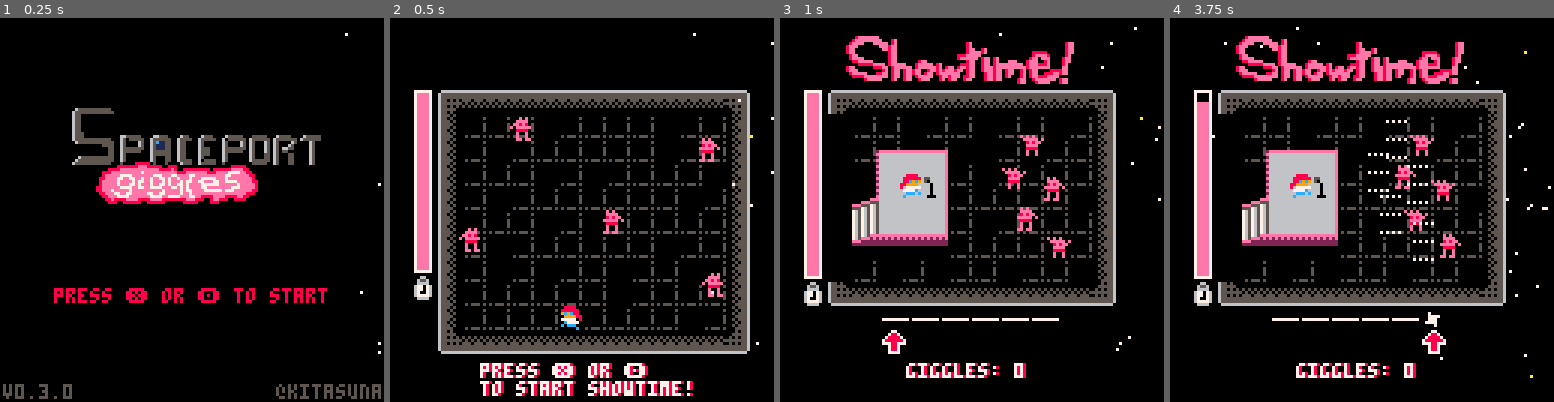
Above: before the commit, frames 1-4 (left to right).
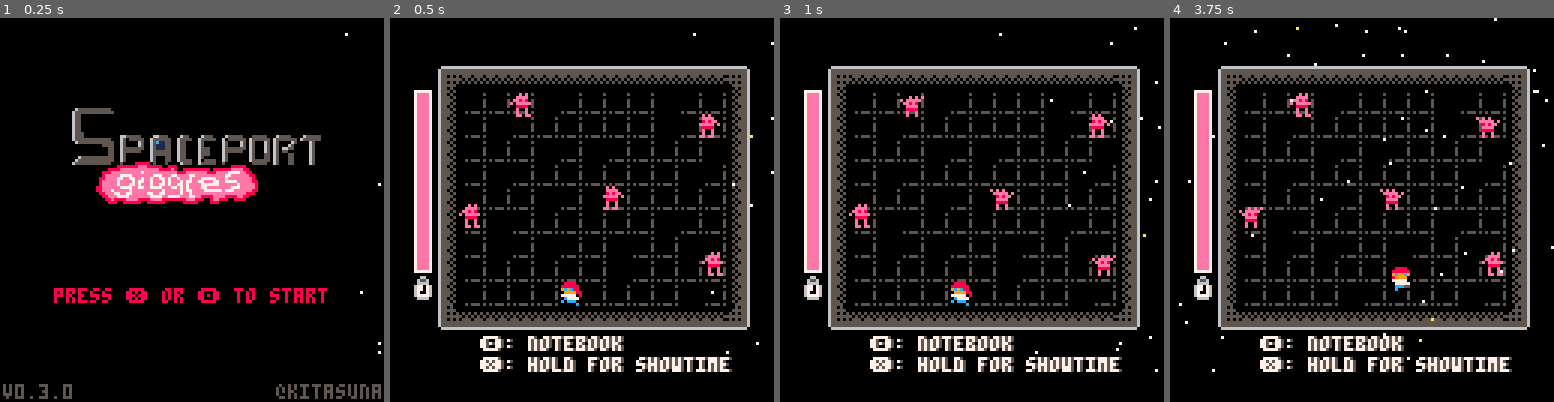
Above: after the commit, the same moments.

Repository: kitasuna/ggj2024
Game: PICO-8 cartridge main.p8
Two runs of this game, one before a commit and one after it. Both use one fixed random seed, a clock stepped at 60 frames per second and the inputs below.
Inputs:
- Up to frame 1 (0.25 s): no input
- Up to frame 2 (0.5 s): tap X (X key) at 0.33 s
- Up to frame 3 (1 s): tap O (Z key) at 0.7 s
- Up to frame 4 (3.75 s): tap X (X key) at 1.07, 1.85, 2.97 s; hold Right 1.6-2.1 s; tap O (Z key) every 0.4 s from 1.7 to 3.7 s; hold Up 2.15-2.42 s; hold Right 2.47-3.03 s; hold Left 3.08-3.58 s; hold Down from 3.63 s (still down)

Frame 1 is identical in both runs. In frame 2, 20% of the frame differs, in the area x 12-94%, y 12-99%; in frame 3, 31%; in frame 4, 32%, in the area x 2-100%, y 0-94%.

Commit message:
Add "hold for showtime"

Diff:
--- a/_game.lua
+++ b/_game.lua
@@ -40,7 +40,7 @@
   rectfill(9,85,12,25 + (SHOWTIME_TIMER - _showtime_current_timer),14)
   spr(91, 7, 88)
 
-  dshad("giggles: ".._score, 42, 115, 7, 8)
+  dshad("giggles: ".._score, 42, 115, 7, 5)
   palt()
 end
 
@@ -53,7 +53,7 @@
     pset(v.x, v.y, rnd() > 0.9 and 10 or 7)
   end
 
-  map(0,0,16,24,14,12)
+  map(0,0,16,16,14,12)
 
   -- time limit
   rect(8,84,13,24,7)
@@ -61,8 +61,19 @@
   rectfill(9,83,12,25 + (SHOWTIME_TIMER - _showtime_remaining_timer),14)
   spr(91, 7, 86)
 
-  dshad("press "..BUTTON_X.." or "..BUTTON_O, 30, 115, 7, 8)
-  dshad("to start showtime!", 30, 121, 7, 8)
+  dshad(BUTTON_O..": notebook", 30, 106, 7, 5)
+
+  local x_offset, y_offset = 0, 0
+  if btn(5) then
+    x_offset = flr(rnd(2) - 1)
+    y_offset = flr(rnd(2) - 1)
+  end
+  local str = BUTTON_X..": hold for showtime"
+  local prefix = sub(str, 1, flr(#str * (showtime_bucket / 80)))
+  dshad(str, 30 + x_offset, 113 + y_offset, 7, 5)
+  if btn(5) then
+    print(prefix, 30 + x_offset, 113 + y_offset, 14)
+  end
 
   foreach(fx.parts, function(p)
     p:draw()
@@ -127,8 +138,20 @@
     end
   end)
 
-  if btnp(4) or btnp(5) then
-    change_state(STATE_SHOWTIME)
+  if btn(5) then
+    showtime_bucket += 1
+    if showtime_bucket >= 90 then
+      change_state(STATE_SHOWTIME)
+    end
+  elseif showtime_bucket > 0 then
+    showtime_bucket -= 3
+    if showtime_bucket < 0 then
+      showtime_bucket = 0
+    end
+  end
+
+  if btnp(4) then
+    -- notebook
   end
 
 end
--- a/main.p8
+++ b/main.p8
@@ -63,16 +63,18 @@
 
   -- give baddies some dialog
   baddie_mngr:init()
-  baddie_mngr:add(40, 33, false, _dialog[1])
-  baddie_mngr:add(70, 64, true, _dialog[2])
-  baddie_mngr:add(102, 40, true, _dialog[3])
-  baddie_mngr:add(23, 70, false, _dialog[4])
-  baddie_mngr:add(104, 85, false, _dialog[5])
+  baddie_mngr:add(40, 25, false, _dialog[1])
+  baddie_mngr:add(70, 56, true, _dialog[2])
+  baddie_mngr:add(102, 32, true, _dialog[3])
+  baddie_mngr:add(23, 62, false, _dialog[4])
+  baddie_mngr:add(104, 78, false, _dialog[5])
 
   -- player
   player:init()
 
   fx.cyclers[1] = new_cycler("press "..BUTTON_X.." or "..BUTTON_O.." to start", 0.1, {6, 14, 8, 2})
+
+  showtime_bucket = 0
 end
 
 function _update60()
--- a/player.lua
+++ b/player.lua
@@ -1,7 +1,7 @@
 player = {
   init = function(self)
     self.x = 56
-    self.y = 96
+    self.y = 88
     self.frame_ttl = 0.1
     self.frame_offset = 0
     self.cycle_length = 2
@@ -12,7 +12,7 @@
     spr(self.frame_starts[self.direction + 1] + self.frame_offset, self.x, self.y, 1, 1, self.direction == 0 and true or false)
   end,
   update = function(self, bits, dt)
-    if btn(0) then
+    if bits & (1 << 0) > 0 then
       self.x -= 0.5
       if self.x < 20 then
         self.x = 20
@@ -20,8 +20,8 @@
       self.direction = 0
     end
 
-    -- if bits & (1<<1) then
-    if btn(1) then
+    if bits & (1<<1) > 0 then
+    -- if btn(1) then
       self.x += 0.5
       if self.x > 108 then
         self.x = 108
@@ -29,23 +29,24 @@
       self.direction = 1
     end
 
-    if btn(2) then
+    if bits & (1<<2) > 0 then
       self.y -= 0.5
-      if self.y < 28 then
-        self.y = 28
+      if self.y < 20 then
+        self.y = 20
       end
       self.direction = 2
     end
 
-    if btn(3) then
+    if bits & (1<<3) > 0 then
       self.y += 0.5
-      if self.y > 98 then
-        self.y = 98
+      if self.y > 90 then
+        self.y = 90
       end
       self.direction = 3
     end
 
-    if btn() > 0 then
+    -- any direction
+    if bits & 15 > 0 then
       self.frame_ttl -= dt
       if self.frame_ttl < 0 then
         self.frame_ttl = 0.1
--- a/timers.lua
+++ b/timers.lua
@@ -1 +1,2 @@
 timers = {}
+showtime_bucket = 0
